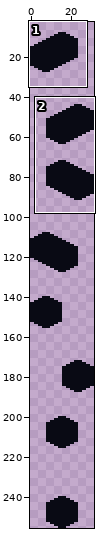
File history of a pixel-art file, assets/img/blocks_nature_bricks.aseprite. The picture above shows the old version from afar; the outline marks the close-up.
Close-up. Before:
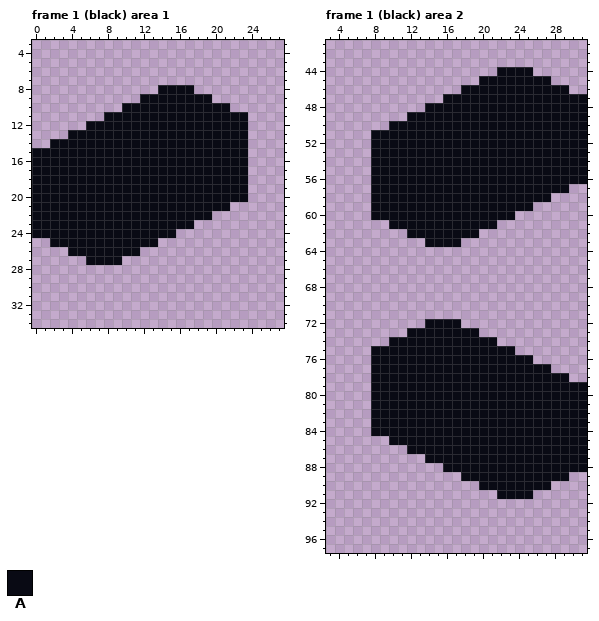
32x256 pixels, 8 frames. Shown: frame 1 (black) area 1: x 0..27, y 3..34; frame 1 (black) area 2: x 3..31, y 41..97. The wide view leaves out empty margins. The commit also changed other frames or places, which this record leaves out.
Visible layers, top first: "Extras", "NoCopy", "Copy".
Palette (. is transparent): A #090a14
Pixels before, frame 1 (black) area 1, first column x 0:
 8 ..............AAAA......
 9 ............AAAAAAAA....
10 ..........AAAAAAAAAAAA..
11 ........AAAAAAAAAAAAAAAA
12 ......AAAAAAAAAAAAAAAAAA
13 ....AAAAAAAAAAAAAAAAAAAA
14 ..AAAAAAAAAAAAAAAAAAAAAA
15 AAAAAAAAAAAAAAAAAAAAAAAA
16 AAAAAAAAAAAAAAAAAAAAAAAA
17 AAAAAAAAAAAAAAAAAAAAAAAA
18 AAAAAAAAAAAAAAAAAAAAAAAA
19 AAAAAAAAAAAAAAAAAAAAAAAA
20 AAAAAAAAAAAAAAAAAAAAAAAA
21 AAAAAAAAAAAAAAAAAAAAAA..
22 AAAAAAAAAAAAAAAAAAAA....
23 AAAAAAAAAAAAAAAAAA......
24 AAAAAAAAAAAAAAAA........
25 ..AAAAAAAAAAAA..........
26 ....AAAAAAAA............
27 ......AAAA..............
Pixels before, frame 1 (black) area 2, first column x 8:
44 ..............AAAA......
45 ............AAAAAAAA....
46 ..........AAAAAAAAAAAA..
47 ........AAAAAAAAAAAAAAAA
48 ......AAAAAAAAAAAAAAAAAA
49 ....AAAAAAAAAAAAAAAAAAAA
50 ..AAAAAAAAAAAAAAAAAAAAAA
51 AAAAAAAAAAAAAAAAAAAAAAAA
52 AAAAAAAAAAAAAAAAAAAAAAAA
53 AAAAAAAAAAAAAAAAAAAAAAAA
54 AAAAAAAAAAAAAAAAAAAAAAAA
55 AAAAAAAAAAAAAAAAAAAAAAAA
56 AAAAAAAAAAAAAAAAAAAAAAAA
57 AAAAAAAAAAAAAAAAAAAAAA..
58 AAAAAAAAAAAAAAAAAAAA....
59 AAAAAAAAAAAAAAAAAA......
60 AAAAAAAAAAAAAAAA........
61 ..AAAAAAAAAAAA..........
62 ....AAAAAAAA............
63 ......AAAA..............
64 ........................
65 ........................
66 ........................
67 ........................
68 ........................
69 ........................
70 ........................
71 ........................
72 ......AAAA..............
73 ....AAAAAAAA............
74 ..AAAAAAAAAAAA..........
75 AAAAAAAAAAAAAAAA........
76 AAAAAAAAAAAAAAAAAA......
77 AAAAAAAAAAAAAAAAAAAA....
78 AAAAAAAAAAAAAAAAAAAAAA..
79 AAAAAAAAAAAAAAAAAAAAAAAA
80 AAAAAAAAAAAAAAAAAAAAAAAA
81 AAAAAAAAAAAAAAAAAAAAAAAA
82 AAAAAAAAAAAAAAAAAAAAAAAA
83 AAAAAAAAAAAAAAAAAAAAAAAA
84 AAAAAAAAAAAAAAAAAAAAAAAA
85 ..AAAAAAAAAAAAAAAAAAAAAA
86 ....AAAAAAAAAAAAAAAAAAAA
87 ......AAAAAAAAAAAAAAAAAA
88 ........AAAAAAAAAAAAAAAA
89 ..........AAAAAAAAAAAA..
90 ............AAAAAAAA....
91 ..............AAAA......
Now the later version:
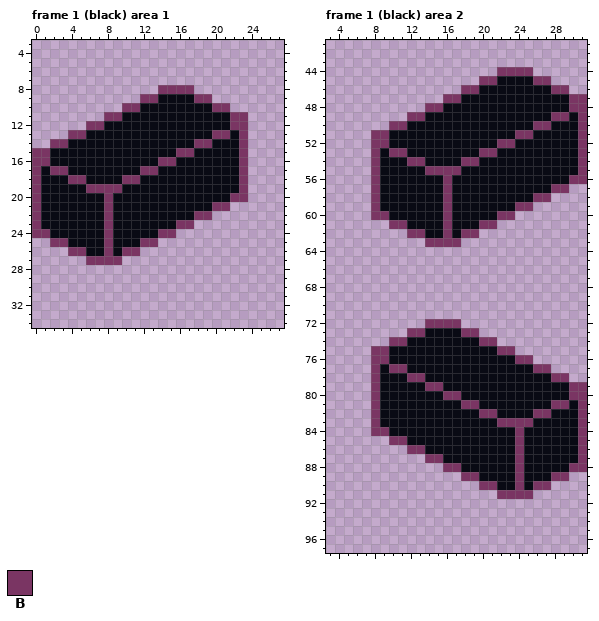
Colours new in this view: B #7a3563
From old to new:
layer "Helper" now shown
Frame 1 (black) area 1, layer "Helper":
y 8: x 14..17 AAAA -> BBBB
y 9: x 12..13 AA -> BB; x 18..19 AA -> BB
y 10: x 10..11 AA -> BB; x 20..21 AA -> BB
y 11: x 8..9 AA -> BB; x 22..23 AA -> BB
y 12: x 6..7 AA -> BB; x 22..23 AA -> BB
y 13: x 4..5 AA -> BB; x 20..21 AA -> BB; x 23 A -> B
y 14: x 2..3 AA -> BB; x 18..19 AA -> BB; x 23 A -> B
y 15: x 0..1 AA -> BB; x 16..17 AA -> BB; x 23 A -> B
y 16: x 0..1 AA -> BB; x 14..15 AA -> BB; x 23 A -> B
y 17: x 0 A -> B; x 2..3 AA -> BB; x 12..13 AA -> BB; x 23 A -> B
y 18: x 0 A -> B; x 4..5 AA -> BB; x 10..11 AA -> BB; x 23 A -> B
y 19: x 0 A -> B; x 6..9 AAAA -> BBBB; x 23 A -> B
y 20: x 0 A -> B; x 8 A -> B; x 22..23 AA -> BB
y 21: x 0 A -> B; x 8 A -> B; x 20..21 AA -> BB
y 22: x 0 A -> B; x 8 A -> B; x 18..19 AA -> BB
y 23: x 0 A -> B; x 8 A -> B; x 16..17 AA -> BB
y 24: x 0..1 AA -> BB; x 8 A -> B; x 14..15 AA -> BB
y 25: x 2..3 AA -> BB; x 8 A -> B; x 12..13 AA -> BB
y 26: x 4..5 AA -> BB; x 8 A -> B; x 10..11 AA -> BB
y 27: x 6..9 AAAA -> BBBB
Frame 1 (black) area 2, layer "Helper":
y 44: x 22..25 AAAA -> BBBB
y 45: x 20..21 AA -> BB; x 26..27 AA -> BB
y 46: x 18..19 AA -> BB; x 28..29 AA -> BB
y 47: x 16..17 AA -> BB; x 30..31 AA -> BB
y 48: x 14..15 AA -> BB; x 30..31 AA -> BB
y 49: x 12..13 AA -> BB; x 28..29 AA -> BB; x 31 A -> B
y 50: x 10..11 AA -> BB; x 26..27 AA -> BB; x 31 A -> B
y 51: x 8..9 AA -> BB; x 24..25 AA -> BB; x 31 A -> B
y 52: x 8..9 AA -> BB; x 22..23 AA -> BB; x 31 A -> B
y 53: x 8 A -> B; x 10..11 AA -> BB; x 20..21 AA -> BB; x 31 A -> B
y 54: x 8 A -> B; x 12..13 AA -> BB; x 18..19 AA -> BB; x 31 A -> B
y 55: x 8 A -> B; x 14..17 AAAA -> BBBB; x 31 A -> B
y 56: x 8 A -> B; x 16 A -> B; x 30..31 AA -> BB
y 57: x 8 A -> B; x 16 A -> B; x 28..29 AA -> BB
y 58: x 8 A -> B; x 16 A -> B; x 26..27 AA -> BB
y 59: x 8 A -> B; x 16 A -> B; x 24..25 AA -> BB
y 60: x 8..9 AA -> BB; x 16 A -> B; x 22..23 AA -> BB
y 61: x 10..11 AA -> BB; x 16 A -> B; x 20..21 AA -> BB
y 62: x 12..13 AA -> BB; x 16 A -> B; x 18..19 AA -> BB
y 63: x 14..17 AAAA -> BBBB
y 72: x 14..17 AAAA -> BBBB
y 73: x 12..13 AA -> BB; x 18..19 AA -> BB
y 74: x 10..11 AA -> BB; x 20..21 AA -> BB
y 75: x 8..9 AA -> BB; x 22..23 AA -> BB
y 76: x 8..9 AA -> BB; x 24..25 AA -> BB
y 77: x 8 A -> B; x 10..11 AA -> BB; x 26..27 AA -> BB
y 78: x 8 A -> B; x 12..13 AA -> BB; x 28..29 AA -> BB
y 79: x 8 A -> B; x 14..15 AA -> BB; x 30..31 AA -> BB
y 80: x 8 A -> B; x 16..17 AA -> BB; x 30..31 AA -> BB
y 81: x 8 A -> B; x 18..19 AA -> BB; x 28..29 AA -> BB; x 31 A -> B
y 82: x 8 A -> B; x 20..21 AA -> BB; x 26..27 AA -> BB; x 31 A -> B
y 83: x 8 A -> B; x 22..25 AAAA -> BBBB; x 31 A -> B
y 84: x 8..9 AA -> BB; x 24 A -> B; x 31 A -> B
y 85: x 10..11 AA -> BB; x 24 A -> B; x 31 A -> B
y 86: x 12..13 AA -> BB; x 24 A -> B; x 31 A -> B
y 87: x 14..15 AA -> BB; x 24 A -> B; x 31 A -> B
y 88: x 16..17 AA -> BB; x 24 A -> B; x 30..31 AA -> BB
y 89: x 18..19 AA -> BB; x 24 A -> B; x 28..29 AA -> BB
y 90: x 20..21 AA -> BB; x 24 A -> B; x 26..27 AA -> BB
y 91: x 22..25 AAAA -> BBBB
Changed places in both close-ups, as pixel boxes (x1, y1, x2, y2):
changed: (32, 85, 248, 265)
changed: (371, 67, 587, 247)
changed: (371, 319, 587, 499)
